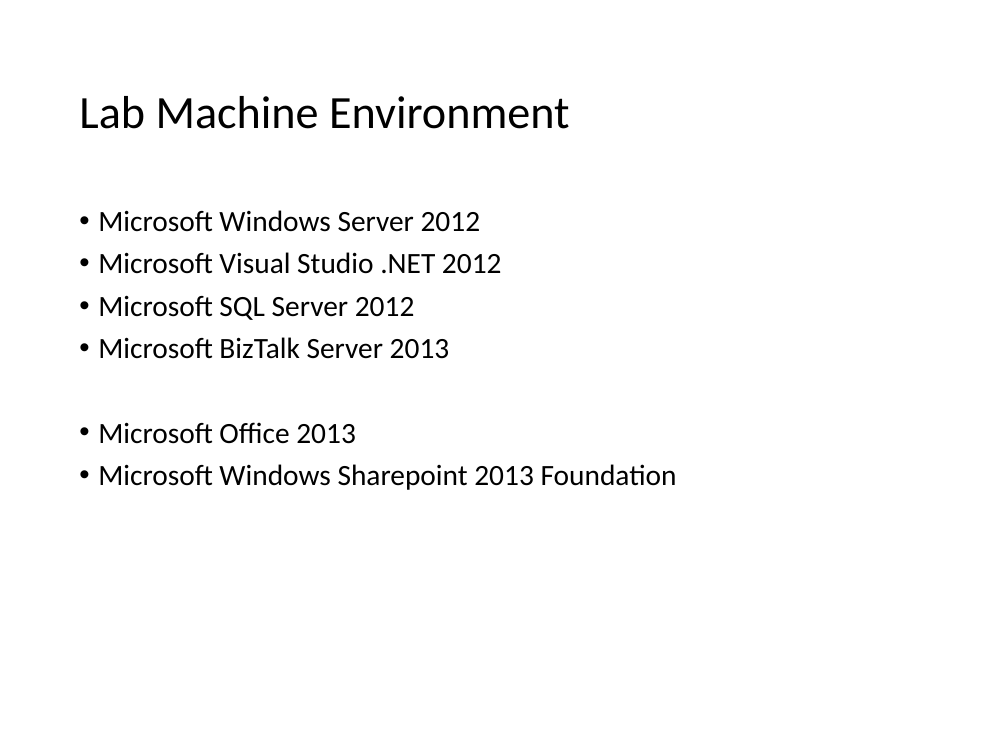
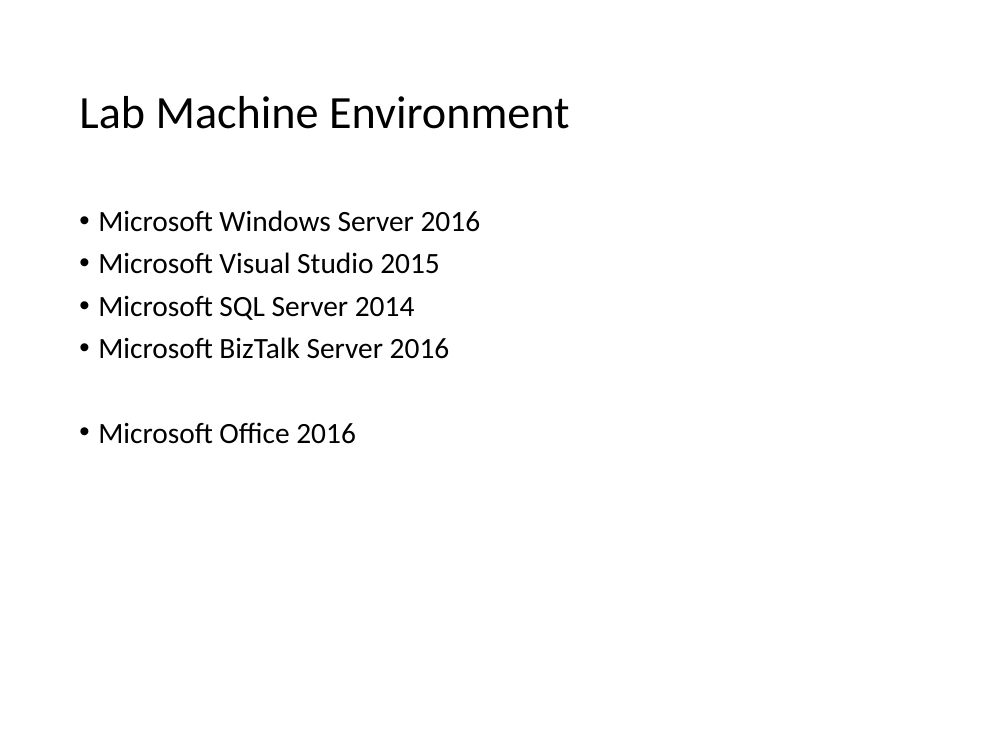
Before and after one commit to wmmihaa/BizTalk-Server---Developing-Integration-Solutions, a slide deck: slide 9 of Slides/Module 0 - Start.pptx. Drawn at 1008x756 pixels with LibreOffice and Linux fonts; fonts in the diff are those of the drawing. Boxes give left, top, right and bottom in pixels: in the first picture for what was removed or moved away, otherwise in the second. Text is boxed around its words. In the diff, an @@ line names an element or a change of style, - is before the commit and + after.

```diff
--- a/Slides/Module 0 - Start.pptx
+++ b/Slides/Module 0 - Start.pptx
@@ text at [98,210,481,444]: text changed @@
-• Microsoft Windows Server 2012
-• Microsoft Visual Studio .NET 2012
-• Microsoft SQL Server 2012
-• Microsoft BizTalk Server 2013
-• Microsoft Office 2013
-• Microsoft Windows Sharepoint 2013 Foundation
+• Microsoft Windows Server 2016
+• Microsoft Visual Studio 2015
+• Microsoft SQL Server 2014
+• Microsoft BizTalk Server 2016
+• Microsoft Office 2016
```
Also in this commit, not shown: 3 other slides changed, 1 other file.
